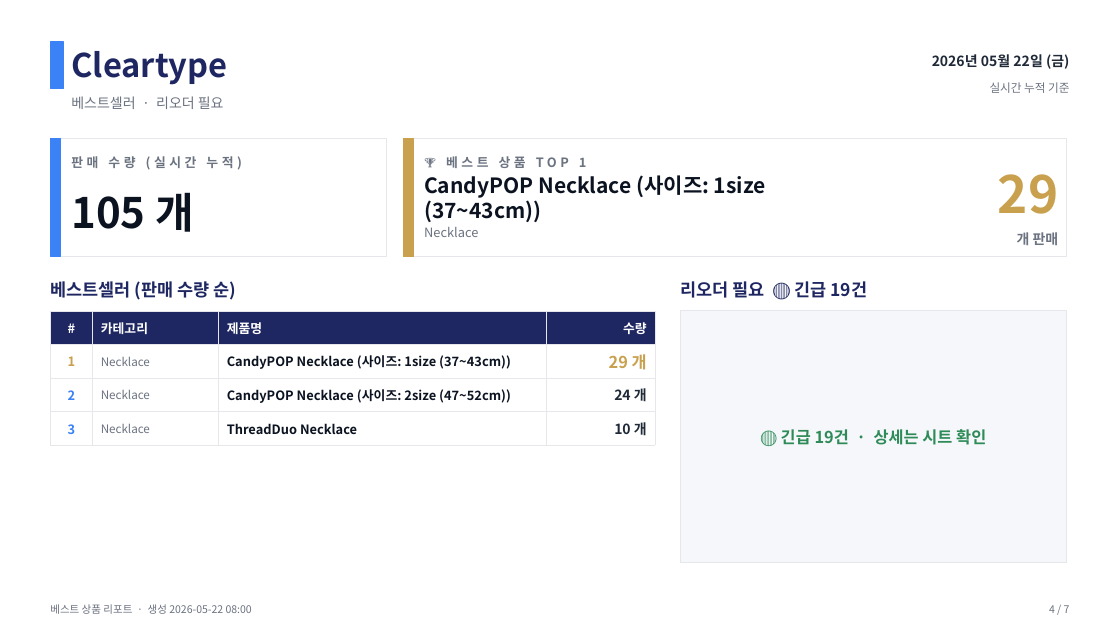
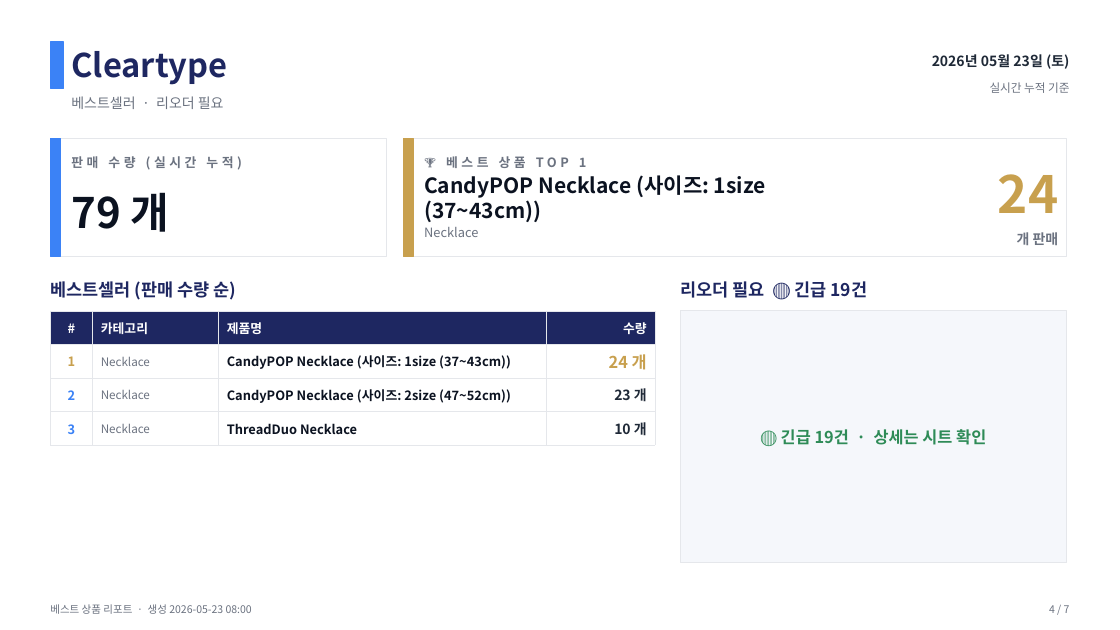
Before and after one commit to j65209/Brightbeed, a slide deck: slide 4 of data/sales-report.pptx. Drawn at 1120x630 pixels with LibreOffice and Linux fonts; fonts in the diff are those of the drawing. Boxes give left, top, right and bottom in pixels: in the first picture for what was removed or moved away, otherwise in the second. Text is boxed around its words. In the diff, an @@ line names an element or a change of style, - is before the commit and + after.

```diff
--- a/data/sales-report.pptx
+++ b/data/sales-report.pptx
@@ text at [932, 54, 1069, 69]: text changed @@
-2026년 05월 22일 (금)
+2026년 05월 23일 (토)
@@ text at [998, 174, 1059, 213]: text changed @@
-29
+24
@@ text at [71, 192, 169, 232]: text changed @@
-105 개
+79 개
@@ table at [50, 311, 655, 439] @@
-row 2, column 4: 29 개
+row 2, column 4: 24 개
-row 3, column 4: 24 개
+row 3, column 4: 23 개
```
Also in this commit, not shown: 6 other slides changed.
